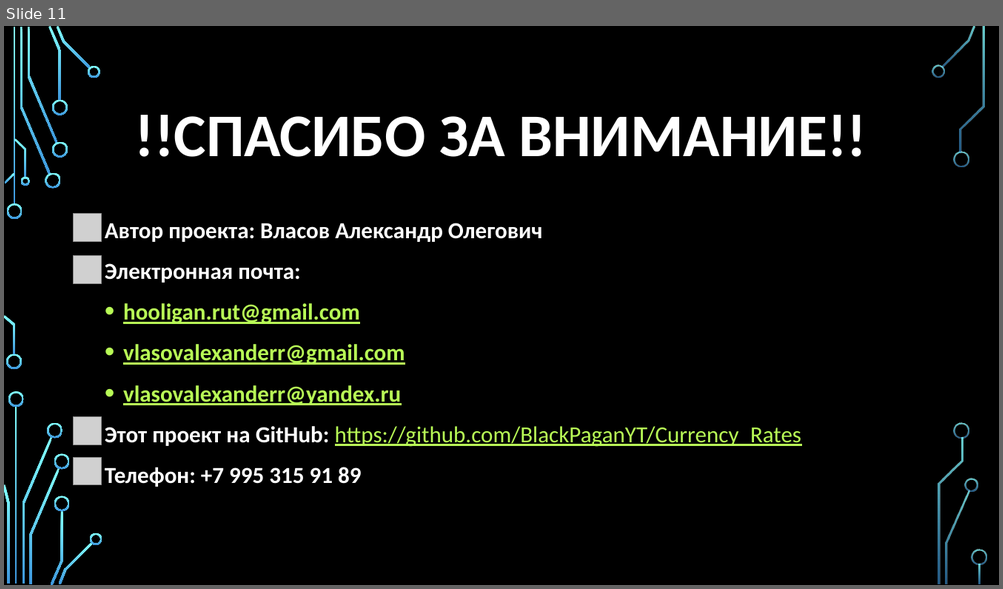
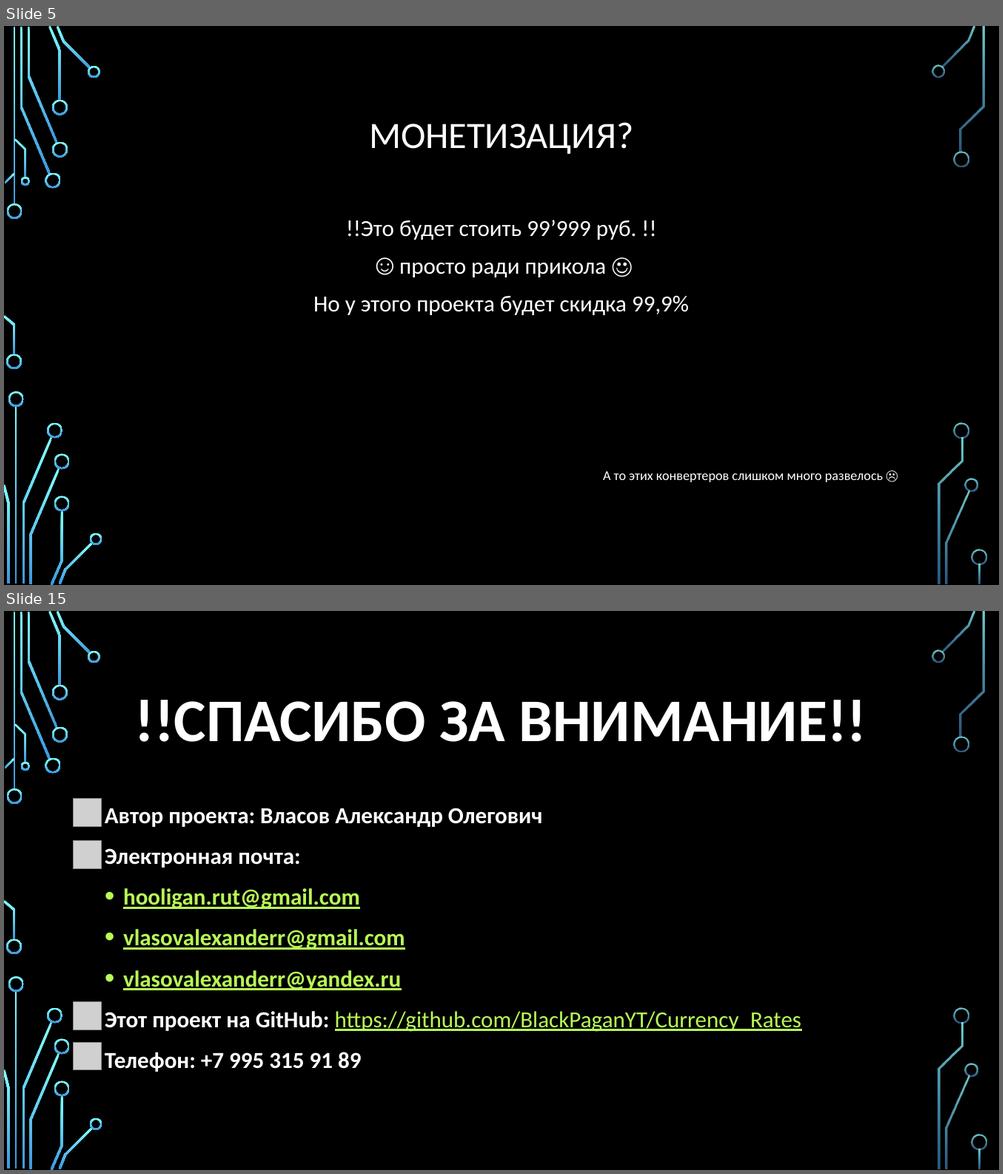
Before and after one commit to BlackPaganYT/Currency_Rates, a slide deck: Конвентатор валют.pptx. Shown one above the other, each under a label of ours: slide 11 before the commit, slides 5 and 15 after it; the slides between them are not shown. The pictures are 1003x589 and 1003x1174 pixels, drawn with LibreOffice and Linux fonts; fonts in the diff are those of the drawing; grey boxes stand for pictures; background and template pictures are left out. Boxes give left, top, right and bottom in pixels: in the first picture for what was removed or moved away, otherwise in the second. Text is boxed around its words. In the diff, an @@ line names an element or a change of style, - is before the commit and + after.

```diff
--- a/Конвентатор валют.pptx
+++ b/Конвентатор валют.pptx
@@ slide 5 added at <box>4,26,999,585</box>, background picture (left out); not listed: 36 template elements that a slide beside it also shows @@
@@ title added at <box>369,122,633,154</box>, 36 pt, text #FFFFFF @@
+МОНЕТИЗАЦИЯ?
@@ text added at <box>313,220,882,483</box>, 22.2 pt, text #FFFFFF @@
+!!Это будет стоить 99’999 руб. !!
+☺ просто ради прикола ☺
+Но у этого проекта будет скидка 99,9%
+А то этих конвертеров слишком много развелось ☹
@@ what was slide 11 is now slide 15 @@
```
Also in this commit, not shown: 9 slides changed, 4 other slides added, 1 slide removed.
